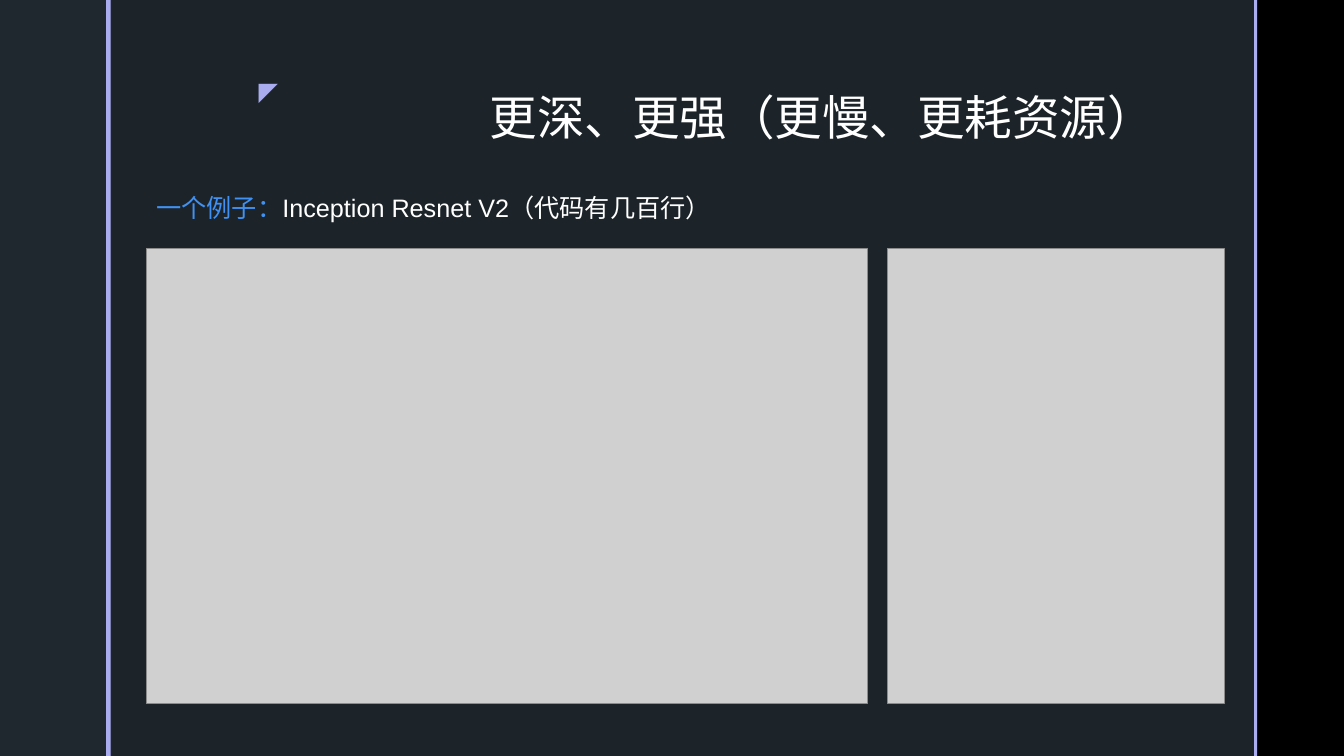
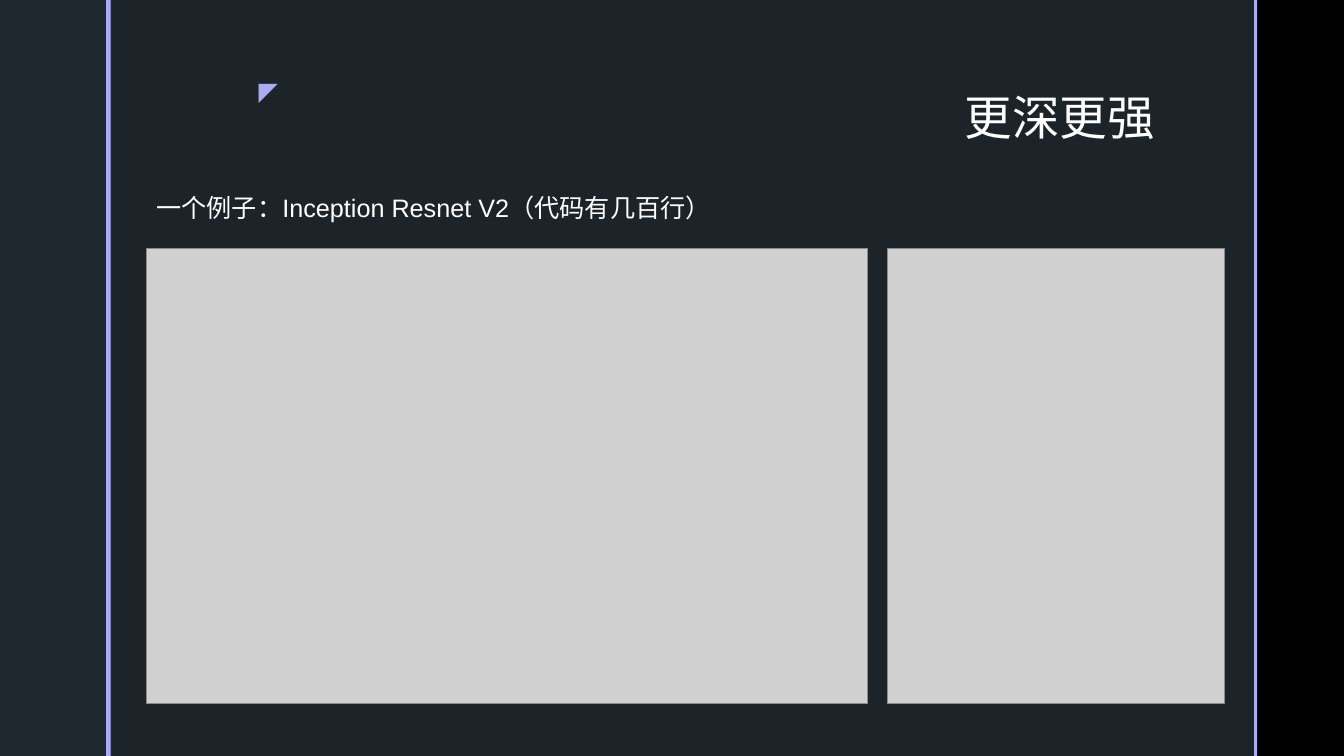
Before and after one commit to SakigamiYang/PyCon, a slide deck: slide 14 of Python-Meetup/20210523/深度学习简介.pptx (slide 13 before the commit). Drawn at 1344x756 pixels with LibreOffice and Linux fonts; fonts in the diff are those of the drawing; grey boxes stand for pictures; background and template pictures are left out. Boxes give left, top, right and bottom in pixels: in the first picture for what was removed or moved away, otherwise in the second. Text is boxed around its words. In the diff, an @@ line names an element or a change of style, - is before the commit and + after.

```diff
--- a/Python-Meetup/20210523/深度学习简介.pptx
+++ b/Python-Meetup/20210523/深度学习简介.pptx
@@ title at (965, 96, 1155, 139): text changed @@
-更深、更强（更慢、更耗资源）
+更深更强
@@ text "一个例子：Inception Resnet V2（代码有几百行）" at (156, 196, 711, 223): text colour #4091F3 to #FFFFFF in "一个例子：Inception" @@
```
Also in this commit, not shown: 11 other slides changed, 2 slides added, 2 other files.
